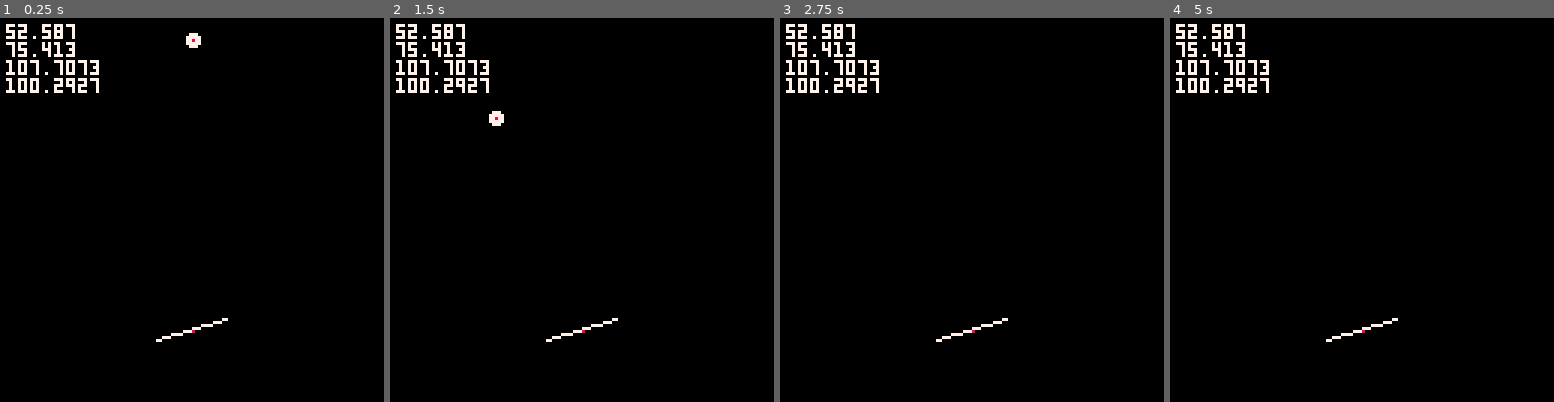
Above: before the commit, frames 1-4 (left to right).
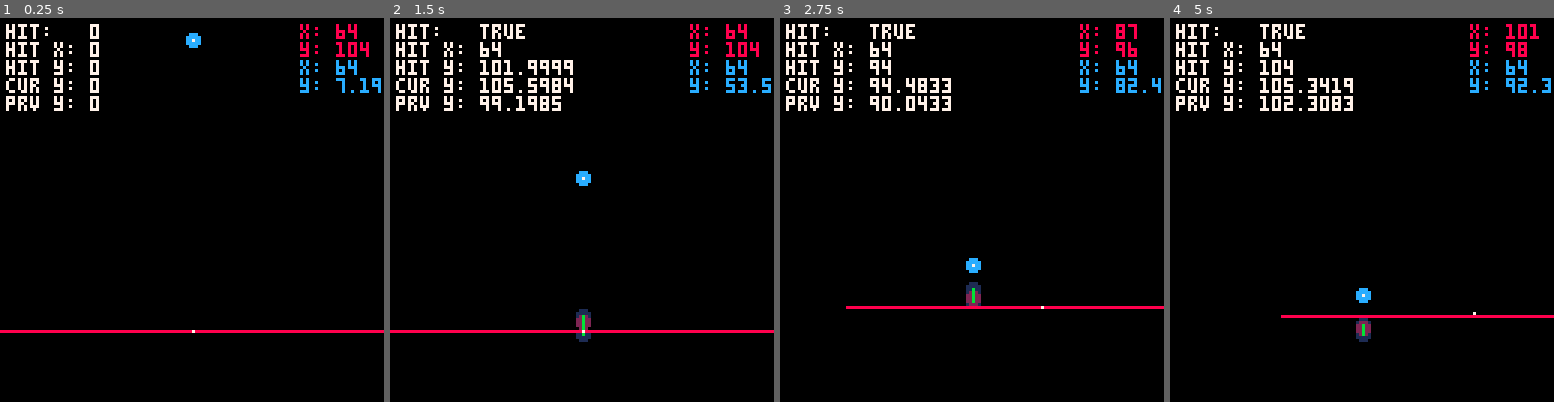
Above: after the commit, the same moments.

Repository: pixelrip/breakout
Game: PICO-8 cartridge poc/tunneling.p8
Same seed, same stepped clock (60 frames per second), same inputs: the game is played once before the commit and once after it.
Inputs:
- Up to frame 1 (0.25 s): no input
- Up to frame 2 (1.5 s): no input
- Up to frame 3 (2.75 s): hold Right 1.6-2.1 s; hold Up 2.15-2.42 s; hold Right from 2.47 s (still down)
- Up to frame 4 (5 s): release Right at 3.03 s; hold Left 3.08-3.58 s; hold Down 3.63-3.97 s; hold Right 4.02-4.68 s; hold Up from 4.73 s (still down)

The runs differ from the first frame. In frame 1, 3.6% of the frame differs, in the area x 0-100%, y 1-85%; in frame 2, 5.4%; in frame 3, 4.6%; in frame 4, 4.8%.

Commit message:
more testing

Diff:
--- a/poc/tunneling.p8
+++ b/poc/tunneling.p8
@@ -43,20 +43,84 @@
 	-- hits the line
 	return (l.m * b.x) + l.c
 end
+
+
+function log(txt)
+	printh(txt, "tunneling.p8l")
+end
 -->8
 -- collision
 -- detection functions
 
 function ball_vs_edge(b,e)
- local ey = get_line_y_at_ball(b,e)
-
-	if b.bottom >= ey and
-				b.top <= e.bottom and
-				b.left >= e.x1 and
-				b.right <= e.x2 then
-
-		return true
+	local pr = b.pr
+	local p_ey = get_line_y_at_ball(pr,e)
+	local c_ey = get_line_y_at_ball(b,e)
+
+	-- debug
+	local prev_x = b.x - b.vx
+	local prev_y = b.y - b.vy
+
+	if pr.bottom <= p_ey and b.bottom >= c_ey then
+		-- find intersection point with lerp
+		local t = (c_ey - pr.bottom) / (b.bottom - pr.bottom)
+
+		-- get exact collision point
+		local hit_x = pr.x + (b.x - pr.x) * t
+		local hit_y = pr.y + (b.y - pr.y) * t
+
+  		-- was collision point within line bounds?
+		if hit_x >= e.x1 and
+			hit_x <= e.x2 then
+
+			--debug
+			b.snapshots = {{x=pr.x,y=pr.y,col=1},{x=b.x,y=b.y,col=1},{x=hit_x,y=hit_y,col=2}}
+			log("ball_vs_edge():")
+			log("  p_ey:      "..p_ey)
+			log("  c_ey:      "..c_ey)
+			log("  pr. (previous frame data for ball)")
+			log("     x:      "..pr.x)
+			log("     y:      "..pr.y)
+			log("     vx:     "..pr.vx)
+			log("     vy:     "..pr.vy)
+			log("     top:    "..pr.top)
+			log("     bottom: "..pr.bottom)
+			log("     left:   "..pr.left)
+			log("     right:  "..pr.right)
+			log("  b. (current frame data for ball)")
+			log("     x:      "..b.x)
+			log("     y:      "..b.y)
+			log("     vx:     "..b.vx)
+			log("     vy:     "..b.vy)
+			log("     top:    "..b.top)
+			log("     bottom: "..b.bottom)
+			log("     left:   "..b.left)
+			log("     right:  "..b.right)
+			log("  e. (current frame data for edge)")
+			log("     x1:     "..e.x1)
+			log("     y1:     "..e.y1)
+			log("     x2:     "..e.x2)
+			log("     y2:     "..e.y2)
+			log("     m:      "..e.m)
+			log("     c:      "..e.c)
+			log("  t:         "..t)
+			log("  hit_x:     "..hit_x)
+			log("  hit_y:     "..hit_y)
+			log("  prev_x:    "..prev_x)
+			log("  prev_y:    "..prev_y)
+
+		return true, hit_x, hit_y
+  		end
 	end
+
+	-- simple check for when ball is very close to edge
+	-- (to avoid tunneling when moving slowly)
+	local buffer = 1
+    if b.bottom > c_ey and b.bottom < c_ey + buffer then
+        if b.x >= e.x1 and b.x <= e.x2 then
+            return true, b.x, c_ey - b.r
+        end
+    end
 
 	return false
 end
@@ -71,9 +135,8 @@
 	self.x = 64
 	self.y = 0
 
-	-- size+color
-	self.r = 2 -- radius
-	self.col = 7
+	-- radius
+	self.r = 2
 
 	-- bounds (update_bounds())
 	self.top = 0
@@ -90,11 +153,13 @@
 
 	-- previous frame data
 	self.pr = {}
+	-- history snapshots
+	self.snapshots = {}
 end
 
 function ball:update()
 	-- data from prev frame
-	self:update_prev_frame_data()
+	self:store_prev_frame_data()
 
  -- increase speed
 	self.vy += self.sp
@@ -109,8 +174,23 @@
 
 
 function ball:draw()
-	circfill(self.x, self.y, self.r, self.col)
-	pset(self.x, self.y, 8)
+	circfill(self.x, self.y, self.r, 12)
+	pset(self.x, self.y, 7)
+
+	-- draw snapshots
+	for s in all(self.snapshots) do
+		circfill(s.x, s.y, self.r, s.col)
+	end
+
+	-- draw a line between snapshots
+	if #self.snapshots >= 2 then
+		line(self.snapshots[1].x, self.snapshots[1].y,
+			 self.snapshots[2].x, self.snapshots[2].y, 11)
+	end
+
+	--debug
+	print("x: "..self.x,100,14,12)
+	print("y: "..self.y,100,20,12)
 end
 
 
@@ -122,7 +202,7 @@
 end
 
 
-function ball:update_prev_frame_data()
+function ball:store_prev_frame_data()
 	local pr = self.pr
 	pr.x = self.x
 	pr.y = self.y
@@ -132,19 +212,17 @@
 	pr.bottom = self.bottom
 	pr.left = self.left
 	pr.right = self.right
-	pr.m = self.m
-	pr.c = self.c
-end
-
-
-function ball:on_edge_collision(l)
- local ey = get_line_y_at_ball(self,l)
+end
+
+
+function ball:on_edge_collision(l,hit)
 
  -- correct position
- self.y = ey - self.r
+ self.x = hit[1]
+ self.y = hit[2]
 
  -- invert velocity
- self.vy = -self.vy
+ self.vy = -self.pr.vy * l.bounce * 1 --tuning
 
  -- "nudge" it based on slope
  self.vx += l.m * self.pr.vy
@@ -159,9 +237,9 @@
 function edge:init()
 	self.x = 64
 	self.y = 104
-	self.w = 24
-	self.a = 0.05
-	self.col = 7
+	self.w = 128
+	self.a = 0.0
+	self.bounce = 0.8
 
 	self:update_endpoints()
 	self:update_math()
@@ -170,11 +248,21 @@
 function edge:update()
 	self:update_endpoints()
 	self:update_math()
+
+	--simple up/down/left/right movement for testing
+	if btn(0) then self.x -= 1 end
+	if btn(1) then self.x += 1 end
+	if btn(2) then self.y -= 1 end
+	if btn(3) then self.y += 1 end
 end
 
 function edge:draw()
-	line(self.x1, self.y1, self.x2, self.y2, self.col)
-	pset(self.x, self.y, 8)
+	line(self.x1, self.y1, self.x2, self.y2, 8)
+	pset(self.x, self.y, 7)
+
+	--debug:
+	print("x: "..self.x,100,2,8)
+	print("y: "..self.y,100,8,8)
 end
 
 --
@@ -212,6 +300,11 @@
 -- _init(), _update(), _draw()
 
 function _init()
+	-- debug
+ 	log("\n\n------")
+	h, hx, hy, cy, py= 0, 0, 0, 0, 0
+
+	-- init objects
 	ball:init()
 	edge:init()
 end
@@ -221,9 +314,22 @@
 	edge:update()
 
 	-- collision checks
-	if ball_vs_edge(ball,edge) then
-		ball:on_edge_collision(edge)
-		edge:on_ball_collision(ball)
+	local hit, hit_x, hit_y = ball_vs_edge(ball,edge)
+	if hit then
+	 -- debug
+	 h = hit
+	 hx = hit_x
+	 hy = hit_y
+	 py = ball.pr.y
+	 cy = ball.y
+
+	 --ball.vx=0
+	 --ball.vy=0
+	 --ball.gravity=0
+	 --end debug
+
+		ball:on_edge_collision(edge, {hit_x, hit_y})
+		--edge:on_ball_collision(ball)
 	end
 end
 
@@ -233,10 +339,12 @@
 	edge:draw()
 
 	--debug:
-	print(edge.x1,2,2,7)
-	print(edge.x2,2,8,7)
-	print(edge.y1,2,14,7)
-	print(edge.y2,2,20,7)
+	print("hit:   "..tostr(h),2,2,7)
+	print("hit x: "..hx,2,8,7)
+	print("hit y: "..hy,2,14,7)
+	print("cur y: "..cy,2,20,7)
+	print("prv y: "..py,2,26,7)
+	--print(edge.y2,2,20,7)
 end
 __gfx__
 00000000000000000000000000000000000000000000000000000000000000000000000000000000000000000000000000000000000000000000000000000000
Not shown, changed: .gitignore
